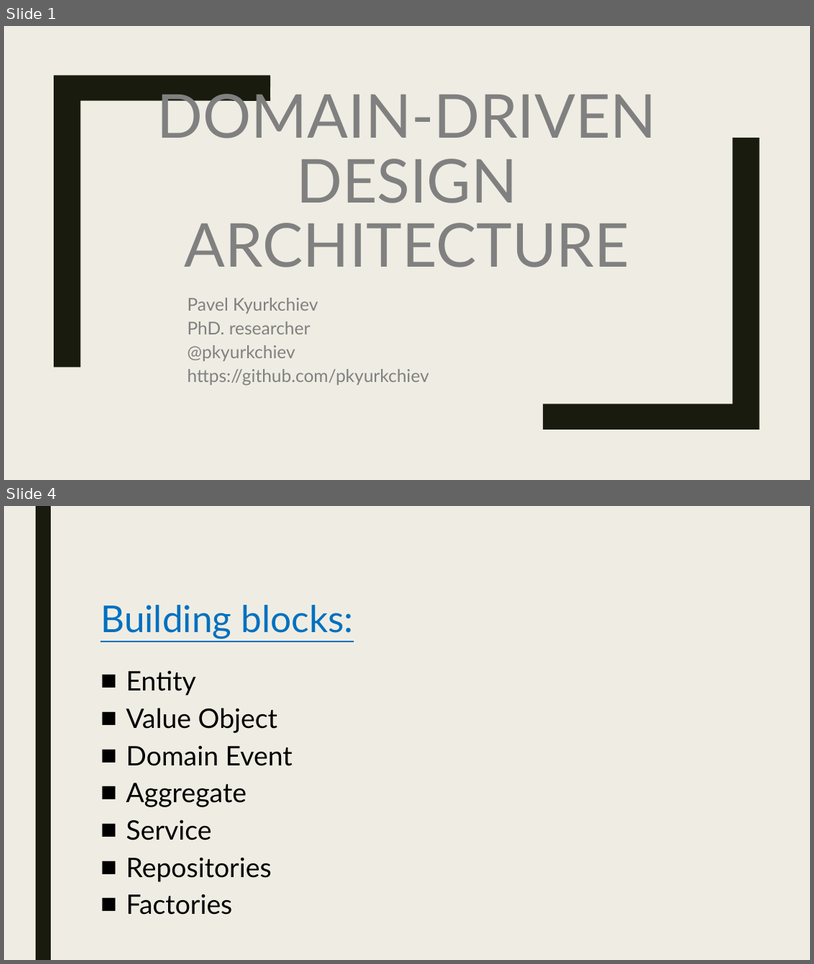
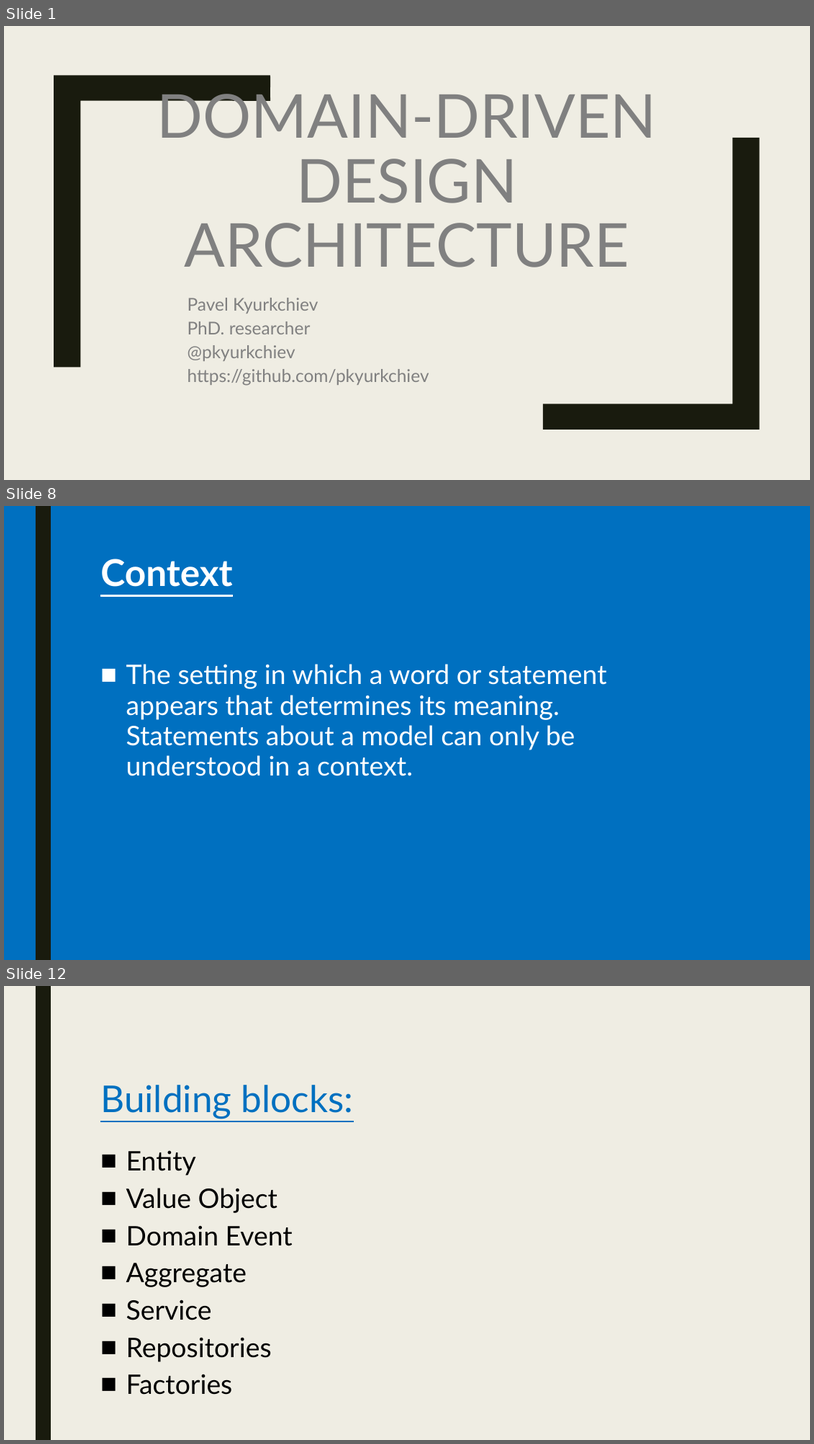
Before and after one commit to pkyurkchiev/practice-biel, a slide deck: presentations/domain-driven design.pptx. Shown one above the other, each under a label of ours: slides 1 and 4 before the commit, slides 1, 8 and 12 after it; the slides between them are not shown. The pictures are 814x964 and 814x1444 pixels, drawn with LibreOffice and Linux fonts; fonts in the diff are those of the drawing. Boxes give left, top, right and bottom in pixels: in the first picture for what was removed or moved away, otherwise in the second. Text is boxed around its words. In the diff, an @@ line names an element or a change of style, - is before the commit and + after.

```diff
--- a/presentations/domain-driven design.pptx
+++ b/presentations/domain-driven design.pptx
@@ slide 8 added at bbox=[4, 506, 810, 960], background #0070C0; not listed: 1 template element that a slide beside it also shows @@
@@ title added at bbox=[100, 559, 232, 587], 44 pt, text #FFFFFF, bold, underline @@
+Context
@@ text added at bbox=[126, 664, 607, 776], 32 pt, text #FFFFFF @@
+■ The setting in which a word or statement appears that determines its meaning. Statements about a model can only be understood in a context.
@@ what was slide 4 is now slide 12 @@
```
Also in this commit, not shown: 2 slides changed, 9 other slides added, 5 slides removed.
